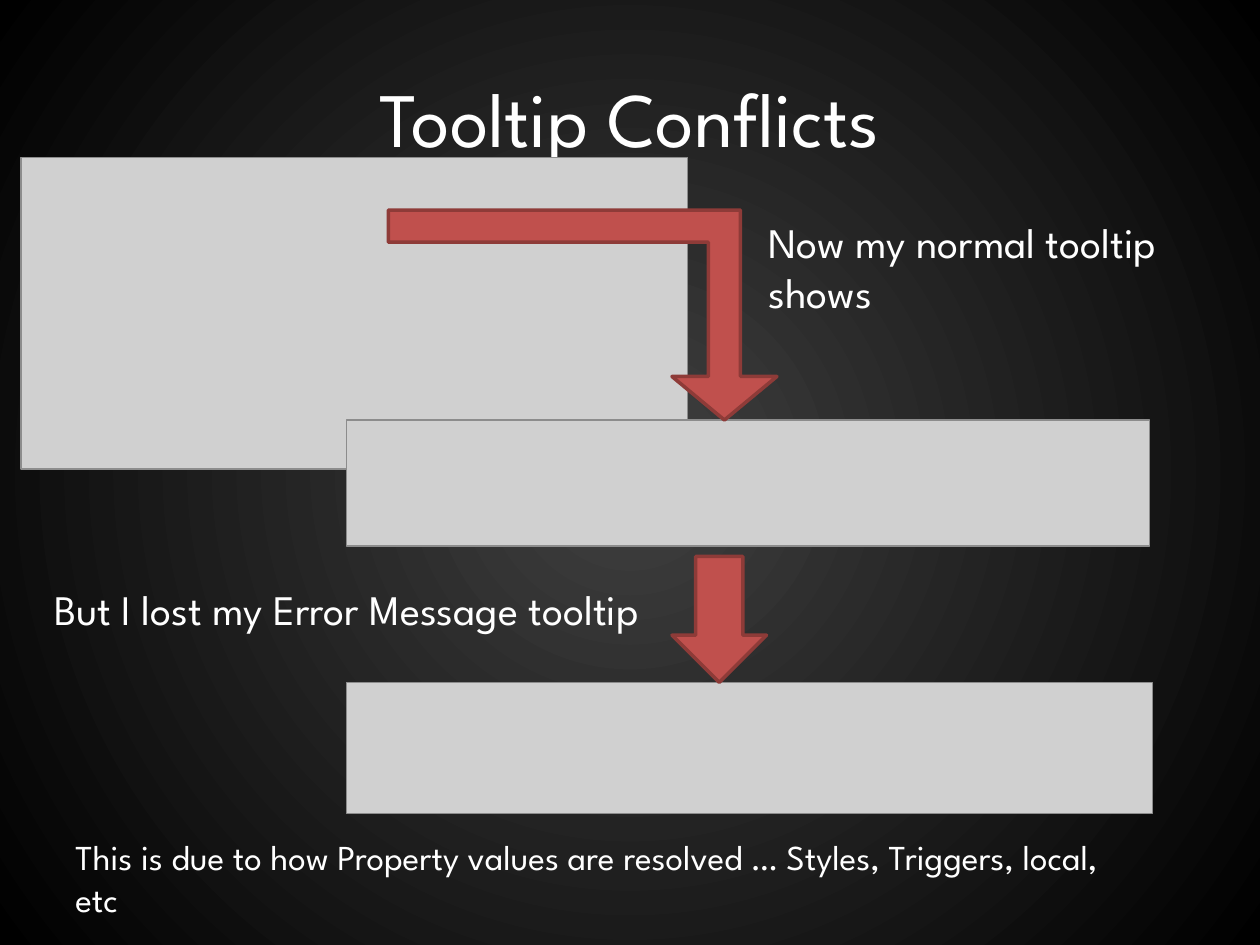
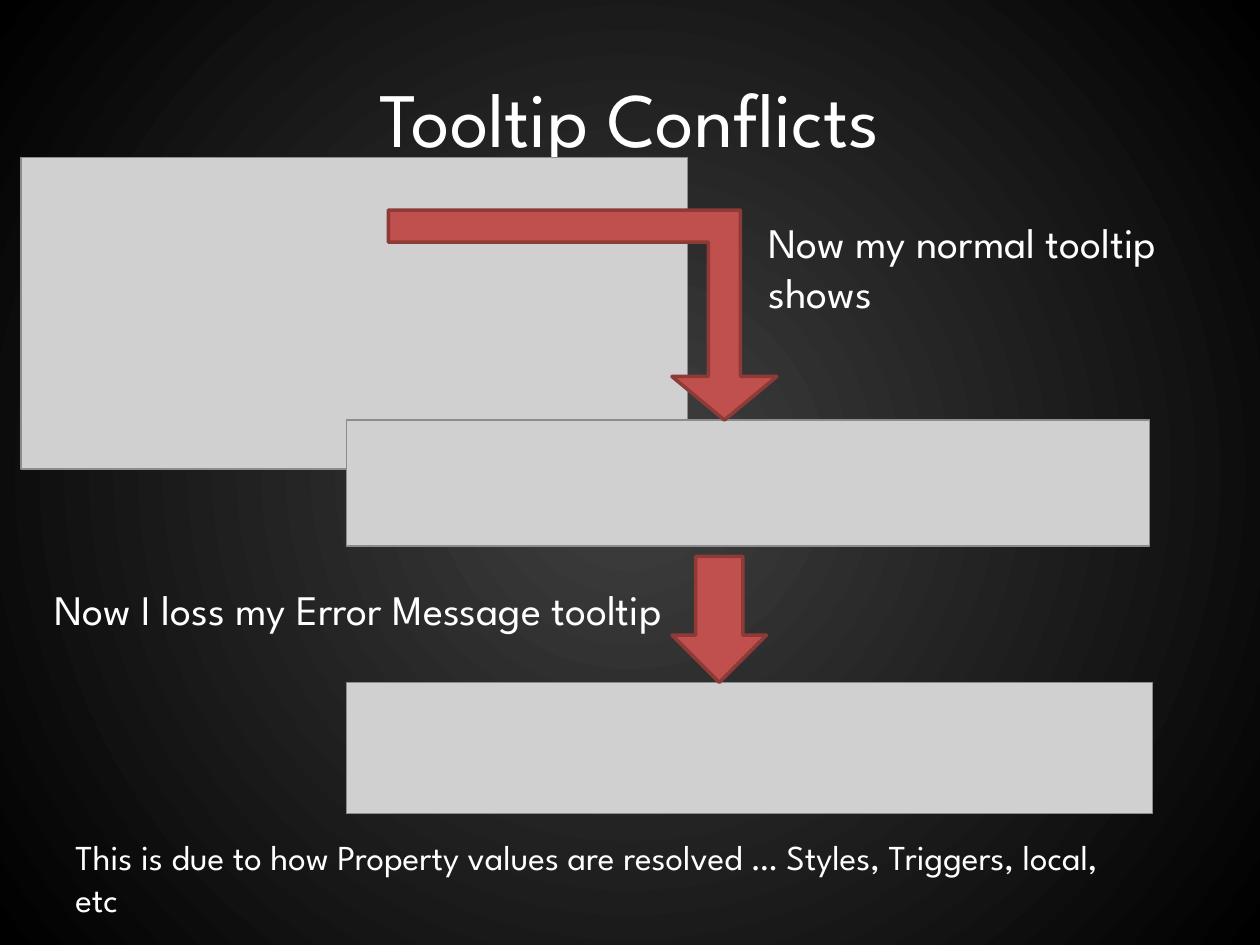
Before and after one commit to RookieOne/WPF-Input-Validation, a slide deck: slide 21 of WPF Validation.pptx. Drawn at 1260x945 pixels with LibreOffice and Linux fonts; fonts in the diff are those of the drawing; grey boxes stand for pictures. Boxes give left, top, right and bottom in pixels: in the first picture for what was removed or moved away, otherwise in the second. Text is boxed around its words. In the diff, an @@ line names an element or a change of style, - is before the commit and + after.

```diff
--- a/WPF Validation.pptx
+++ b/WPF Validation.pptx
@@ text at <box>54,596,661,634</box>: text changed @@
-But I lost my Error Message tooltip
+Now I loss my Error Message tooltip
```
Also in this commit, not shown: 11 other slides changed, 4 slides added.
